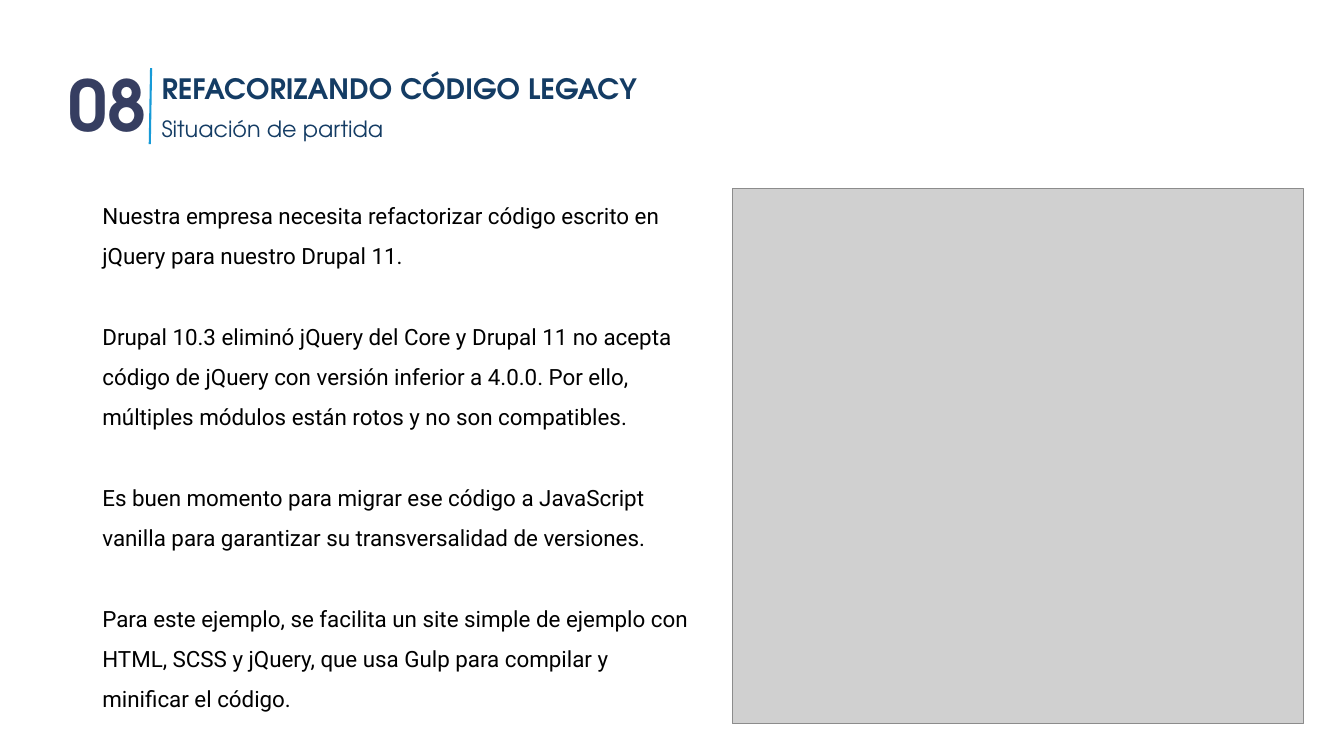
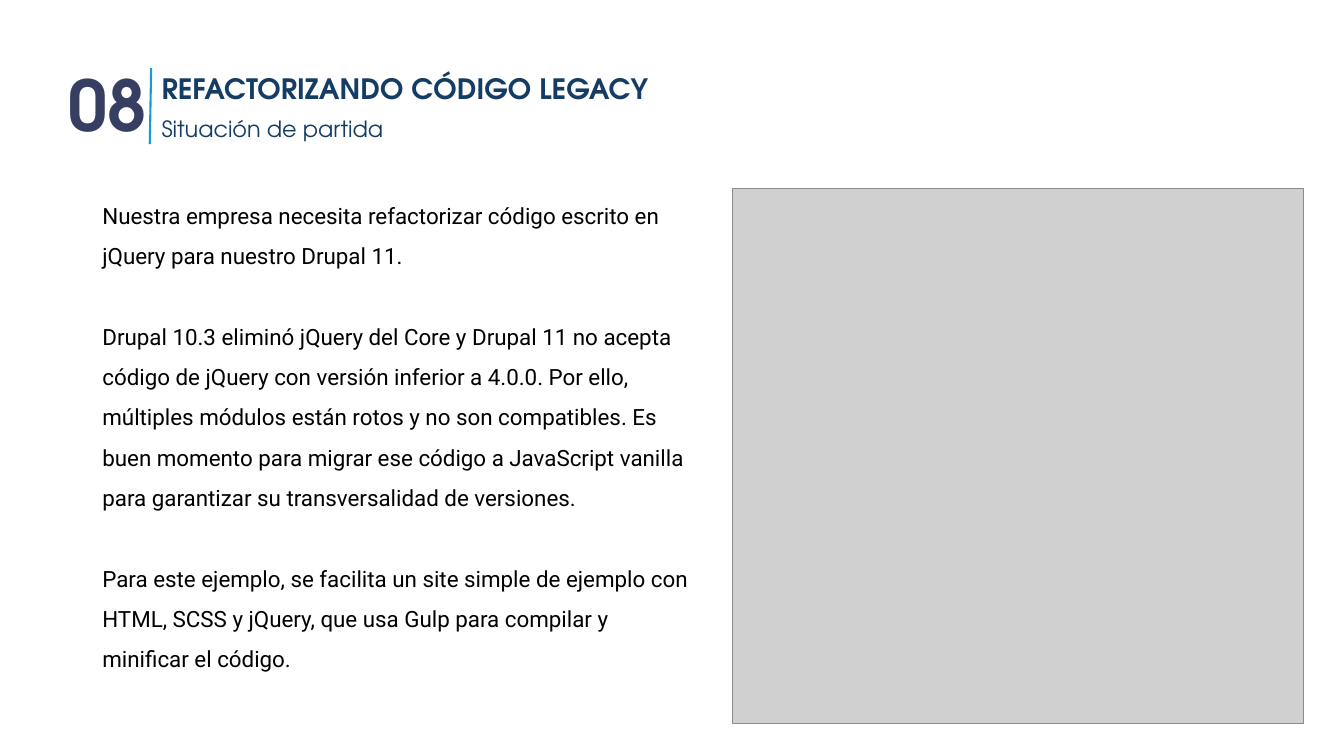
Before and after one commit to ipavonperez/camp2025, a slide deck: slide 29 of DrupalCampSpain2025_CursorAI_repositorio.pptx. Drawn at 1344x756 pixels with LibreOffice and Linux fonts; fonts in the diff are those of the drawing; grey boxes stand for pictures. Boxes give left, top, right and bottom in pixels: in the first picture for what was removed or moved away, otherwise in the second. Text is boxed around its words. In the diff, an @@ line names an element or a change of style, - is before the commit and + after.

Commit message:
Latest version

```diff
--- a/DrupalCampSpain2025_CursorAI_repositorio.pptx
+++ b/DrupalCampSpain2025_CursorAI_repositorio.pptx
@@ text at box(162, 71, 648, 100): text changed @@
-REFACORIZANDO CÓDIGO LEGACY
+REFACTORIZANDO CÓDIGO LEGACY
@@ text at box(102, 328, 684, 511): text changed @@
-Drupal 10.3 eliminó jQuery del Core y Drupal 11 no acepta código de jQuery con versión inferior a 4.0.0. Por ello, múltiples módulos están rotos y no son compatibles.
-Es buen momento para migrar ese código a JavaScript vanilla para garantizar su transversalidad de versiones.
+Drupal 10.3 eliminó jQuery del Core y Drupal 11 no acepta código de jQuery con versión inferior a 4.0.0. Por ello, múltiples módulos están rotos y no son compatibles. Es buen momento para migrar ese código a JavaScript vanilla para garantizar su transversalidad de versiones.
```
Also in this commit, not shown: 9 other slides changed.
